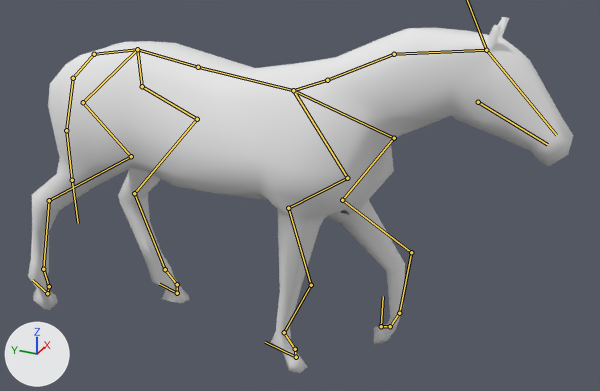
The Blender file Assets/Models/horse_rigged.blend, before and after one commit.
Camera for both pictures: a camera (50 mm lens) standing at (-16.03, -9.02, 7.45) and looking at (0.1, -1.76, -0.62). The lights are fixed; the arrows at lower left show +X, +Y and +Z. Both versions are drawn at frame 25 of the action 'CanterLeft'; the numbers are the values there. The bones that bend it are drawn over the model as lines.
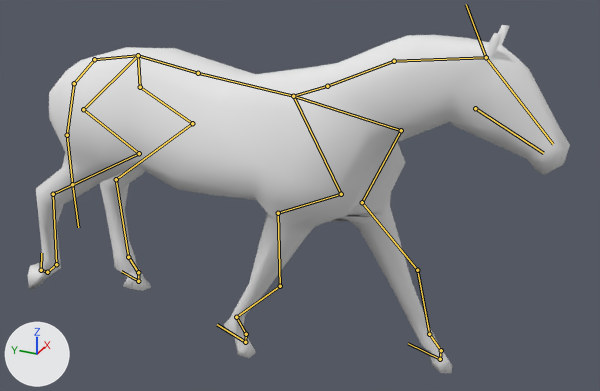
Where the change shows, as pixel boxes [x1, y1, x2, y2] in the pictures (600 x 391 px):
'Cube', posed
    before: [28, 17, 574, 373]
    after: [28, 25, 570, 373]
bone 'Kopf', root to tip
    before: (486, 50) to (556, 135)
    after: (486, 57) to (553, 144)
bone 'Bone.008', root to tip
    before: (137, 49) to (142, 86)
    after: (138, 55) to (140, 87)
bone 'Hüfte.L', root to tip
    before: (142, 86) to (197, 119)
    after: (140, 87) to (192, 123)
bone 'Oberschenkel.L', root to tip
    before: (197, 119) to (134, 193)
    after: (192, 123) to (116, 179)
bone 'Unterschenkel.L', root to tip
    before: (134, 193) to (165, 269)
    after: (116, 179) to (128, 257)
bone 'FesselHinten.L', root to tip
    before: (165, 269) to (177, 284)
    after: (128, 257) to (138, 272)
bone 'Bone.009', root to tip
    before: (137, 49) to (83, 102)
    after: (138, 55) to (83, 109)
bone 'Hüfte.R', root to tip
    before: (83, 102) to (131, 156)
    after: (83, 109) to (139, 153)
bone 'Oberschenkel.R', root to tip
    before: (131, 156) to (49, 200)
    after: (139, 153) to (53, 194)
bone 'Unterschenkel.R', root to tip
    before: (49, 200) to (43, 269)
    after: (53, 194) to (56, 264)
bone 'FesselHinten.R', root to tip
    before: (43, 269) to (49, 286)
    after: (56, 264) to (47, 272)
bone 'HufHinten.R', root to tip
    before: (49, 286) to (47, 293)
    after: (47, 272) to (41, 270)
bone 'Schulter.L', root to tip
    before: (293, 90) to (394, 138)
    after: (293, 96) to (401, 130)
bone 'Oberarm.L', root to tip
    before: (394, 138) to (342, 200)
    after: (401, 130) to (362, 202)
bone 'Elle.L', root to tip
    before: (342, 200) to (411, 252)
    after: (362, 202) to (417, 270)
bone 'Röhrbein.L', root to tip
    before: (411, 252) to (399, 313)
    after: (417, 270) to (429, 334)
bone 'FesselVorne.L', root to tip
    before: (399, 313) to (390, 326)
    after: (429, 334) to (441, 350)
bone 'HufVorne.L', root to tip
    before: (390, 326) to (381, 326)
    after: (441, 350) to (440, 359)
bone 'Schulter.R', root to tip
    before: (293, 90) to (347, 178)
    after: (293, 96) to (341, 194)
bone 'Oberarm.R', root to tip
    before: (347, 178) to (288, 208)
    after: (341, 194) to (278, 213)
bone 'Elle.R', root to tip
    before: (288, 208) to (311, 285)
    after: (278, 213) to (280, 286)
bone 'Röhrbein.R', root to tip
    before: (311, 285) to (284, 332)
    after: (280, 286) to (236, 317)
bone 'FesselVorne.R', root to tip
    before: (284, 332) to (295, 349)
    after: (236, 317) to (246, 334)

What the commit changed:
Bone 'Root' (bone_root) moves from (0.0, -0.05, 0.0) to (0.0, -0.18, -0.02).
Bone 'Kopf' (bone_kopf) turns from (-24, 0, 0) to (-22, 0, 0) degrees about its own x, y and z.
Bone 'Bone.008' (bone_bone_008) turns from (10, -7, -8) to (12, -6, -4) degrees about its own x, y and z.
Bone 'Hüfte.L' (bone_hüfte_l) turns from (0, -6, -9) to (0, -7, -9) degrees about its own x, y and z.
Bone 'Oberschenkel.L' (bone_oberschenkel_l) turns from (15, 1, 5) to (22, 1, 6) degrees about its own x, y and z.
Bone 'Unterschenkel.L' (bone_unterschenkel_l) turns from (-23, 1, 3) to (-19, 0, 4) degrees about its own x, y and z.
Bone 'FesselHinten.L' (bone_fesselhinten_l) turns from (10, -1, 0) to (2, -1, 1) degrees about its own x, y and z.
Bone 'Bone.009' (bone_bone_009) turns from (4, 0, -5) to (12, 3, 0) degrees about its own x, y and z.
Bone 'Hüfte.R' (bone_hüfte_r) turns from (-1, 2, 2) to (2, 6, 10) degrees about its own x, y and z.
Bone 'Oberschenkel.R' (bone_oberschenkel_r) turns from (12, -1, -2) to (27, -1, -7) degrees about its own x, y and z.
Bone 'Unterschenkel.R' (bone_unterschenkel_r) turns from (-2, 0, -1) to (-9, 0, -4) degrees about its own x, y and z.
Bone 'FesselHinten.R' (bone_fesselhinten_r) turns from (6, 2, 2) to (69, 1, 5) degrees about its own x, y and z.
Bone 'HufHinten.R' (bone_hufhinten_r) turns from (4, 0, 0) to (11, 1, 0) degrees about its own x, y and z.
Bone 'Schulter.L' (bone_schulter_l) turns from (3, -2, -3) to (10, -4, -8) degrees about its own x, y and z.
Bone 'Oberarm.L' (bone_oberarm_l) turns from (-3, 0, 1) to (-6, 2, 2) degrees about its own x, y and z.
Bone 'Elle.L' (bone_elle_l) turns from (-34, 3, 0) to (-7, 0, 0) degrees about its own x, y and z.
Bone 'Röhrbein.L' (bone_röhrbein_l) turns from (34, 0, 0) to (-1, 0, 0) degrees about its own x, y and z.
Bone 'FesselVorne.L' (bone_fesselvorne_l) turns from (71, 0, 1) to (26, 0, 0) degrees about its own x, y and z.
Bone 'HufVorne.L' (bone_hufvorne_l) turns from (21, 0, 0) to (9, 0, 0) degrees about its own x, y and z.
Bone 'Schulter.R' (bone_schulter_r) turns from (5, -3, 0) to (-1, -5, -3) degrees about its own x, y and z.
Bone 'Oberarm.R' (bone_oberarm_r) turns from (14, 0, -4) to (14, 1, -2) degrees about its own x, y and z.
Bone 'Elle.R' (bone_elle_r) turns from (-2, 1, -2) to (6, 1, -1) degrees about its own x, y and z.
Bone 'Röhrbein.R' (bone_röhrbein_r) turns from (2, 0, 0) to (7, 0, 0) degrees about its own x, y and z.
Bone 'FesselVorne.R' (bone_fesselvorne_r) turns from (-10, 0, 0) to (-23, 0, 0) degrees about its own x, y and z.
